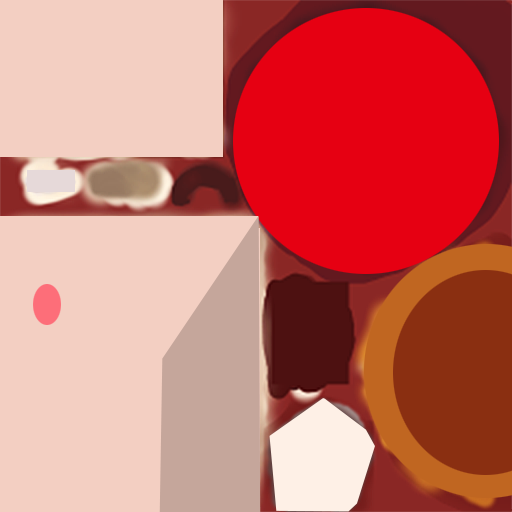
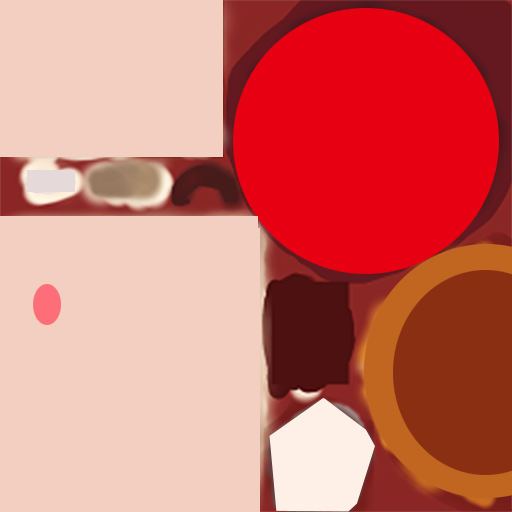
Two versions of the same layered image (512 × 512). Layer-by-layer changes:
hid "Layer 3" over [159, 216, 261, 512]
